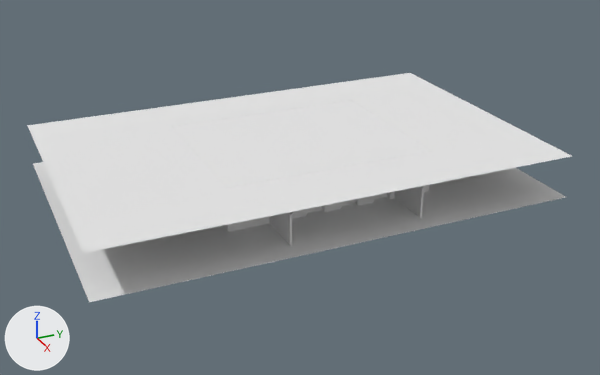
Two versions of the OBJ model public/Sources/Models/Mural_2Env.obj, one commit apart.
Both versions are drawn from a camera (50 mm lens) standing at (124.6, 137.3, 60.1) and looking at (7.5, 190.0, 1.5). The axes (+X, +Y, +Z) are drawn at lower left. The lights are the same throughout. Where no turn or scale is listed for an object, it has been applied to the vertices.

The first picture shows 'Mural_02_Env_Mesh.032'.
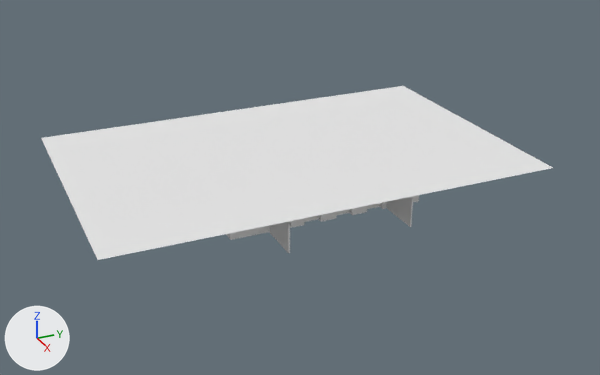
Pixel boxes (x1, y1, x2, y2) of what changed, in the pictures (600 x 375 px; the box of a moved part takes in the faces that stretch with it):
```json
{"object": "Mural_02_Env_Mesh.032", "change": "reshaped", "before": [27, 73, 571, 302], "after": [41, 86, 553, 260], "on screen": "24% shorter"}
{"part": 1, "of": "me_mural_02_env_mesh_032", "change": "moved or reshaped", "before": [172, 100, 430, 232], "after": [226, 195, 419, 240]}
{"part": 2, "of": "me_mural_02_env_mesh_032", "change": "moved or reshaped", "before": [269, 212, 292, 246], "after": [269, 222, 290, 253]}
{"part": 3, "of": "me_mural_02_env_mesh_032", "change": "moved or reshaped", "before": [394, 186, 424, 218], "after": [387, 197, 413, 227]}
{"part": 4, "of": "me_mural_02_env_mesh_032", "change": "rebuilt", "before": [27, 73, 571, 253], "after": [41, 86, 553, 260]}
{"part": 5, "of": "me_mural_02_env_mesh_032", "change": "added", "after": [290, 202, 385, 228]}
{"part": 6, "of": "me_mural_02_env_mesh_032", "change": "deleted", "before": [33, 162, 566, 302]}
```

Scene script edits in JSON lines:
```json
{"block": "me_mural_02_env_mesh_032", "where": "# used by ob_mural_02_env_mesh_032; location = (0.0, 0.0, 0.0)"}
{"block": "me_mural_02_env_mesh_032", "where": "# verts and faces of me_mural_02_env_mesh_032; kept vertices keep their numbers, new ones are numbered from 84"}
{"block": "me_mural_02_env_mesh_032", "where": "# before: 76 (-19.7, 227.6, 2.4), 77 (-19.7, 150.1, 2.4) at pixel (32, 163), 78 (30.4, 150.1, 2.4) at pixel (89, 302), 79 (30.4, 227.3, 2.4) at pixel (566, 197)"}
{"op": "remove", "block": "me_mural_02_env_mesh_032", "code": "me_mural_02_env_mesh_032.from_pydata(...)  # 84 vertices, 50 faces; spans x -19.7..30.4, y 150.1..227.6, z 2.3..9.6"}
{"op": "add", "block": "me_mural_02_env_mesh_032", "code": "me_mural_02_env_mesh_032.from_pydata(...)  # 453 vertices, 306 faces; spans x -19.5..28.3, y 152.0..225.9, z 0.0..7.0"}
{"block": "me_mural_02_env_mesh_032", "change": "me_mural_02_env_mesh_032 part 1: the loose piece of 52 vertices spanning x -8.8..19.3, y 172.9..208.0, z 2.3..9.6 is scaled about its middle by 0.953, then moved by (-0.9, 0.1, -2.5)"}
{"block": "me_mural_02_env_mesh_032", "change": "me_mural_02_env_mesh_032 part 2: the loose piece of 8 vertices spanning x 19.3..27.2, y 179.6..179.8, z 2.3..7.3 is scaled about its middle by 0.953, then moved by (-1.8, 0.6, -2.4)"}
{"block": "me_mural_02_env_mesh_032", "change": "me_mural_02_env_mesh_032 part 3: the loose piece of 8 vertices spanning x 19.3..27.2, y 201.5..201.7, z 2.3..7.3 is scaled about its middle by 0.953, then moved by (-1.8, -0.5, -2.4)"}
{"block": "me_mural_02_env_mesh_032", "change": "me_mural_02_env_mesh_032 part 4: the loose piece of 4 vertices spanning x -19.7..30.4, y 150.1..227.6, z 9.6 is rebuilt with 4 vertices and now spans x -19.5..28.3, y 152.0..225.9, z 7.0"}
{"block": "me_mural_02_env_mesh_032", "change": "me_mural_02_env_mesh_032 part 5: a new loose piece of 192 vertices spanning x 16.8..17.9, y 180.4..200.7, z 0.0..4.7, in mat_lambert1_002 (white #e7e7e7)"}
{"block": "me_mural_02_env_mesh_032", "change": "me_mural_02_env_mesh_032 part 6"}
{"op": "add", "block": "me_mural_02_env_mesh_032", "code": "delete_vertices([*range(76, 80)])  # with the faces that use them"}
```
